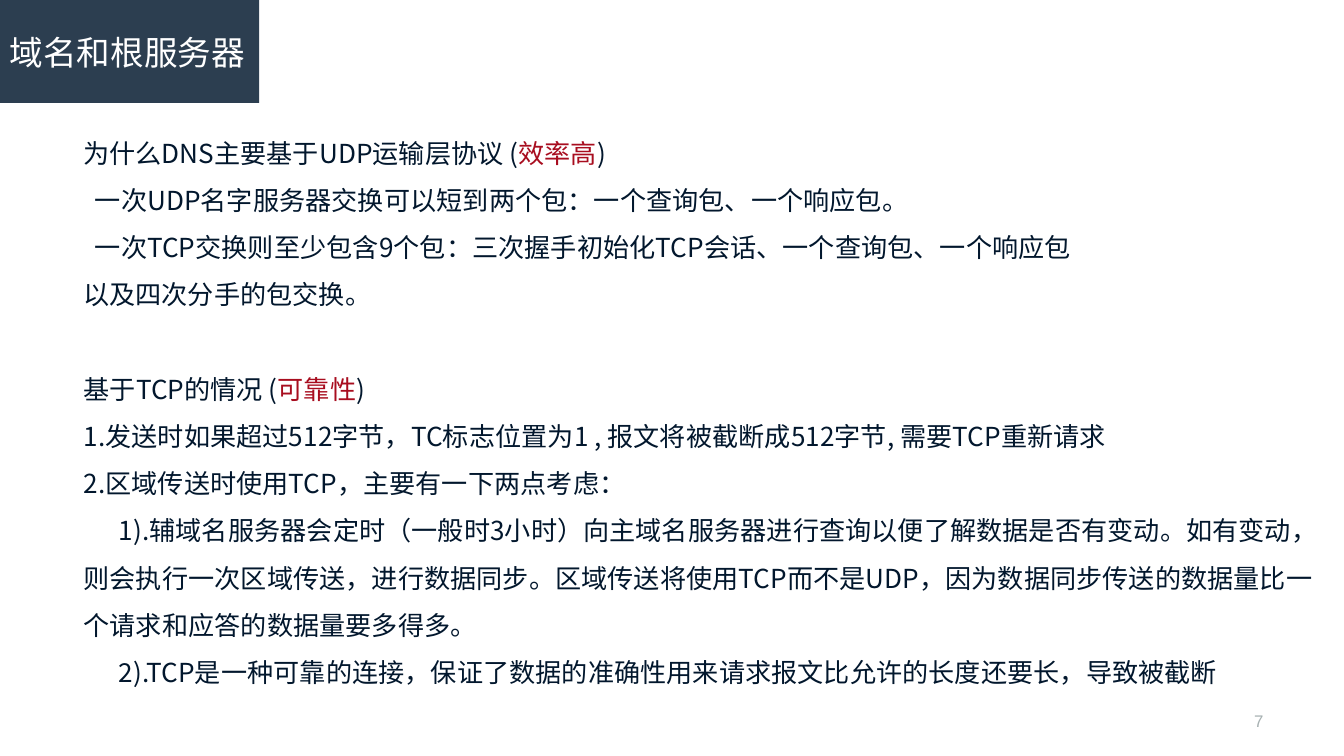
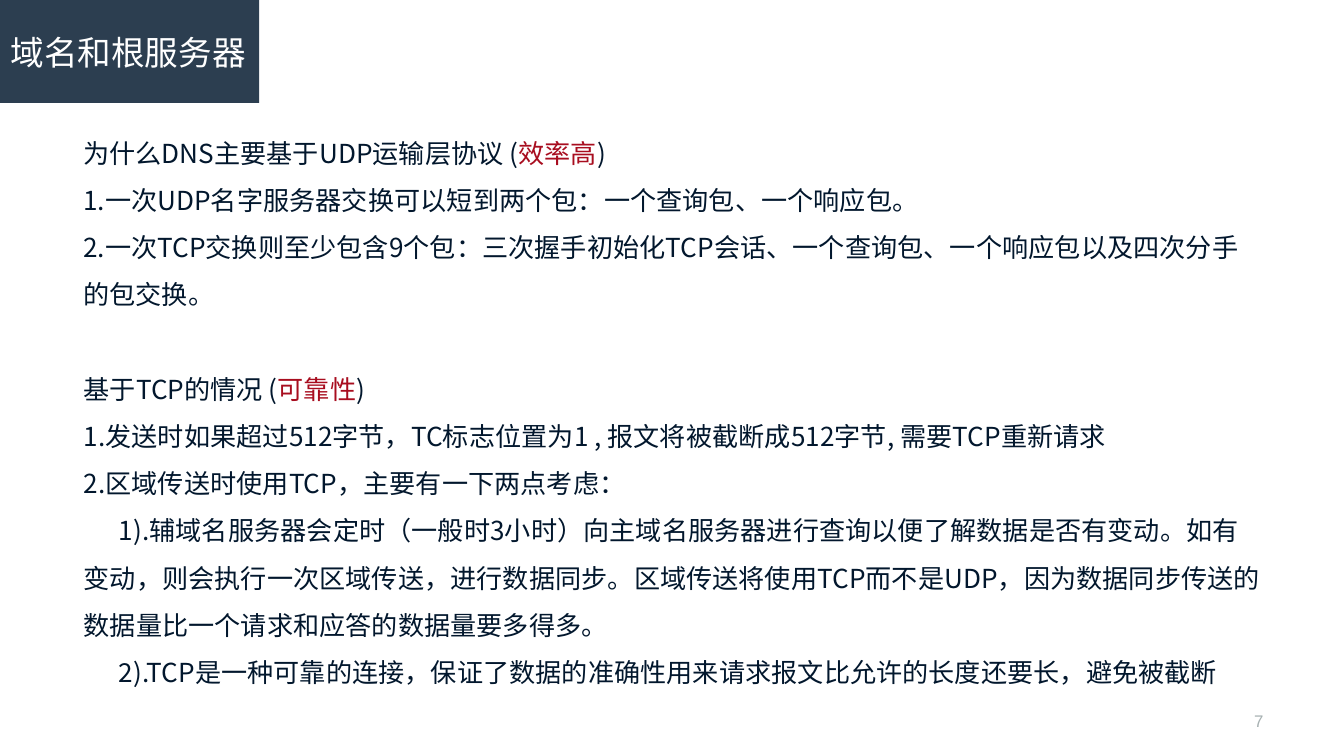
Before and after one commit to R-Lin/Simple_scripts, a slide deck: slide 7 of dns.ppt. Drawn at 1344x756 pixels with LibreOffice and Linux fonts; fonts in the diff are those of the drawing. Boxes give left, top, right and bottom in pixels: in the first picture for what was removed or moved away, otherwise in the second. Text is boxed around its words. In the diff, an @@ line names an element or a change of style, - is before the commit and + after.

```diff
--- a/dns.ppt
+++ b/dns.ppt
@@ text at [83, 188, 1238, 306]: text changed @@
-一次UDP名字服务器交换可以短到两个包：一个查询包、一个响应包。
-一次TCP交换则至少包含9个包：三次握手初始化TCP会话、一个查询包、一个响应包以及四次分手的包交换。
+1.一次UDP名字服务器交换可以短到两个包：一个查询包、一个响应包。
+2.一次TCP交换则至少包含9个包：三次握手初始化TCP会话、一个查询包、一个响应包以及四次分手的包交换。
@@ text at [119, 660, 1217, 687]: text changed @@
-2).TCP是一种可靠的连接，保证了数据的准确性用来请求报文比允许的长度还要长，导致被截断
+2).TCP是一种可靠的连接，保证了数据的准确性用来请求报文比允许的长度还要长，避免被截断
```
Also in this commit, not shown: 9 other slides changed, 11 slides added, 5 slides removed.
